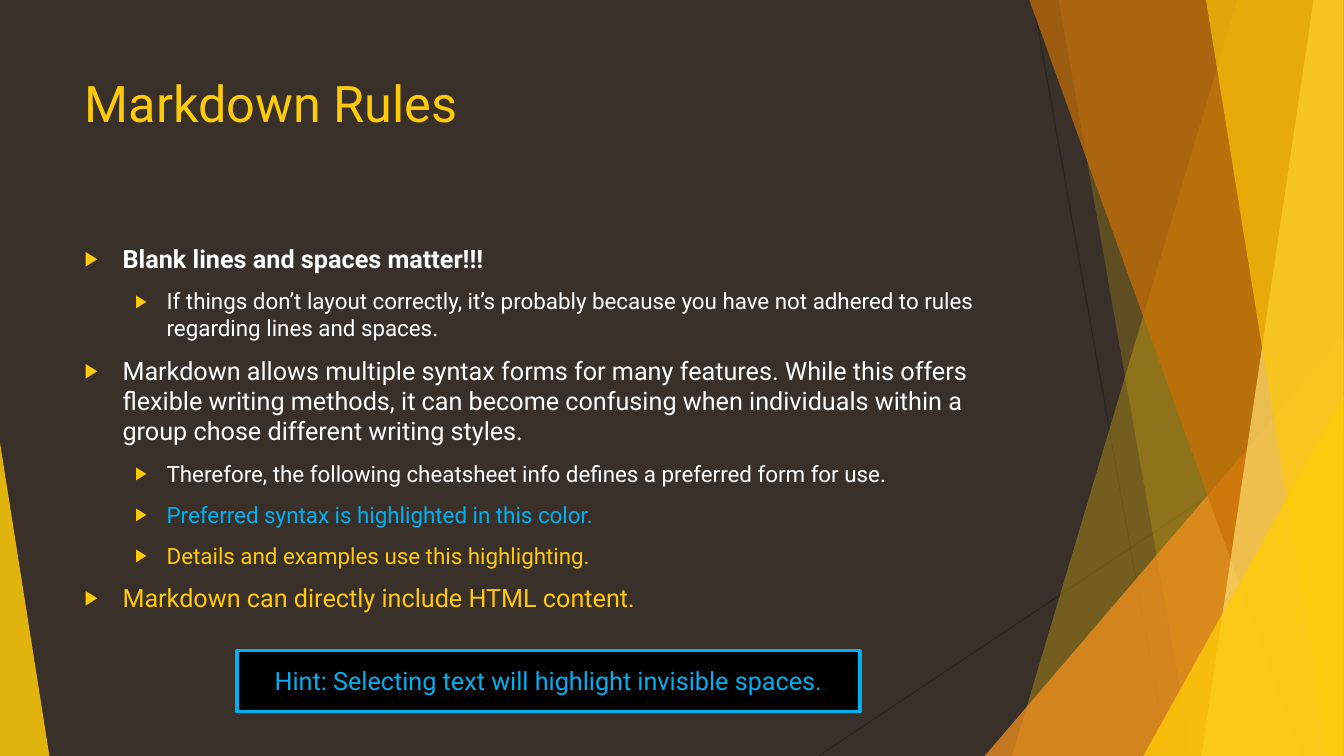
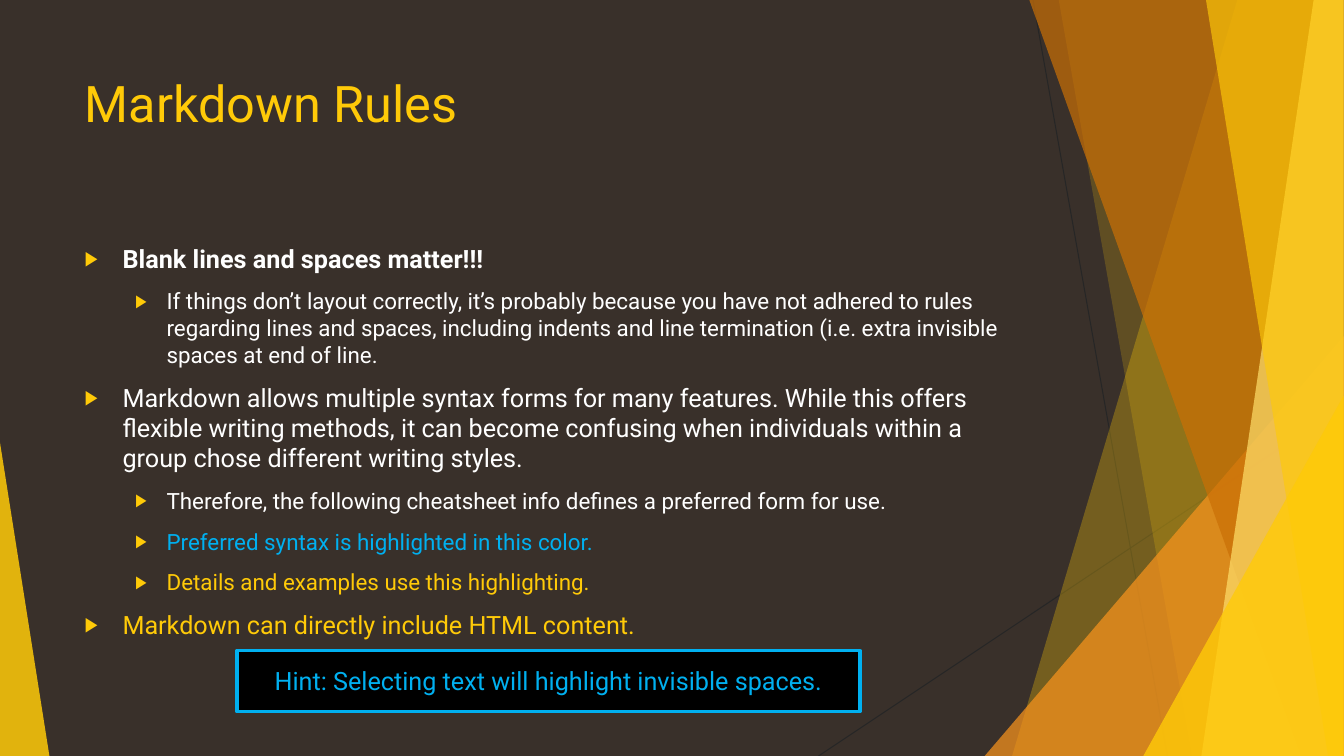
Before and after one commit to CanyonCasa/HomebrewCMS, a slide deck: slide 23 of documentation/HomebrewCMS.pptx (slide 20 before the commit). Drawn at 1344x756 pixels with LibreOffice and Linux fonts; fonts in the diff are those of the drawing. Boxes give left, top, right and bottom in pixels: in the first picture for what was removed or moved away, otherwise in the second. Text is boxed around its words. In the diff, an @@ line names an element or a change of style, - is before the commit and + after.

```diff
--- a/documentation/HomebrewCMS.pptx
+++ b/documentation/HomebrewCMS.pptx
@@ text at bbox=[167, 292, 998, 368]: text changed @@
-  ▶ If things don’t layout correctly, it’s probably because you have not adhered to rules regarding lines and spaces.
+  ▶ If things don’t layout correctly, it’s probably because you have not adhered to rules regarding lines and spaces, including indents and line termination (i.e. extra invisible spaces at end of line.
```
Also in this commit, not shown: 15 other slides changed, 3 slides added, 1 other file.
